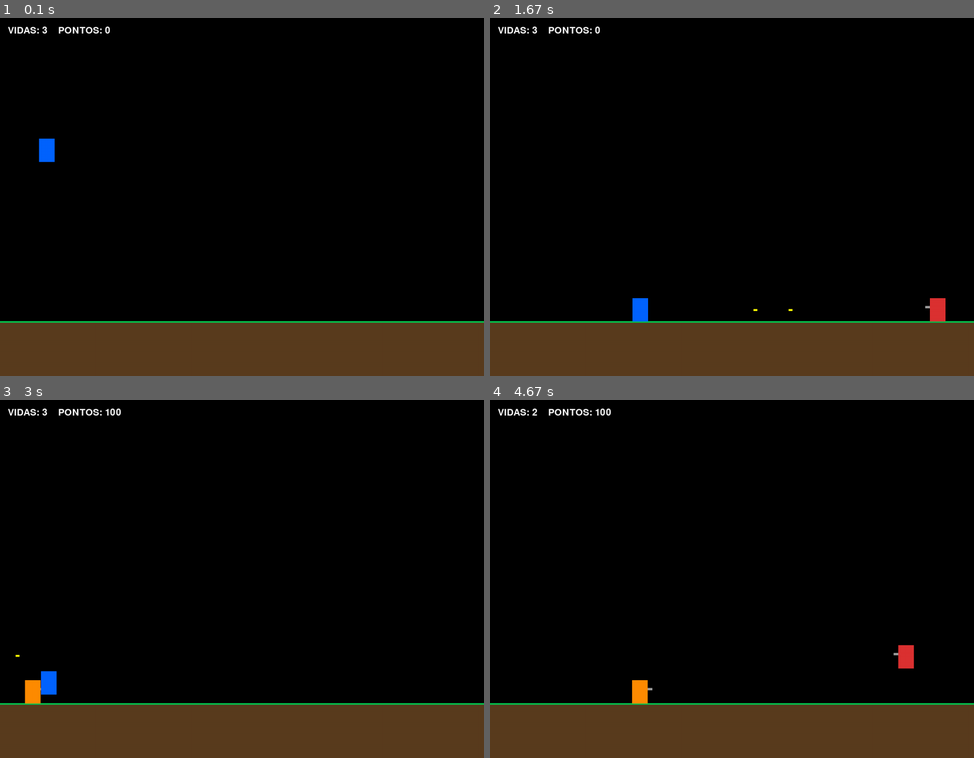
Above: before the commit, frames 1-4 (two rows, left to right).
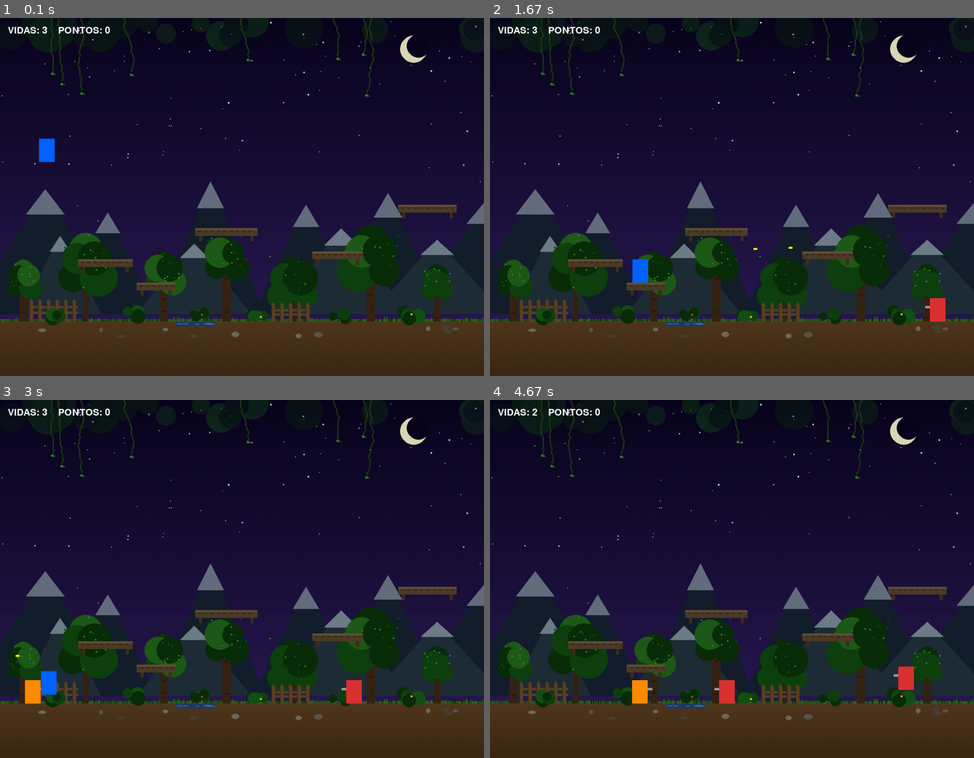
Above: after the commit, the same moments.

Repository: Shabolt/Contra_1987
Game: pygame game, started from ContraRemadePygame/contra_main.py
The game is run twice, just before and just after one commit, with the same random seed, the same clock (stepped at 60 frames per second) and the same inputs.
Inputs:
- Up to frame 1 (0.1 s): no input
- Up to frame 2 (1.67 s): hold D 0.33-0.8 s; hold D 0.83-1.3 s; tap Ctrl at 0.9, 1.2 s; tap A at 1.33 s
- Up to frame 3 (3 s): hold A 1.67-2.07 s; tap Ctrl at 1.73, 2.03, 2.17, 2.57, 2.87 s; hold Down 2.1-2.47 s; tap Space at 2.25 s; hold A 2.5-2.97 s
- Up to frame 4 (4.67 s): hold A 3.33-3.73 s; tap Ctrl at 3.4, 3.7 s; tap Space at 3.48 s

The runs differ from the first frame. In frame 1, 87% of the frame differs, in the area x 0-100%, y 0-100%; in frame 2, 87%; in frame 3, 87%; in frame 4, 87%.

Commit message:
mudança geral: background novo e reformulei os códigos

Diff:
--- a/ContraRemadePygame/contra_main.py
+++ b/ContraRemadePygame/contra_main.py
@@ -1,7 +1,8 @@
 import pygame
-from constants import ALTURA, BRANCO, CHAO_Y, FPS, LARGURA, MARROM, PRETO, VERDE
+from constants import ALTURA, BRANCO, CHAO_Y, FPS, LARGURA, PRETO
 from enemies import GerenciadorInimigos
 from player import Player
+from scenario import Cenario
 
 pygame.init()
 screen = pygame.display.set_mode((LARGURA, ALTURA))
@@ -11,7 +12,9 @@
 fonte = pygame.font.Font(None, 36)
 fonte_grande = pygame.font.Font(None, 96)
 
+cenario = Cenario()
 jogador = Player(100, 300)
+jogador.plataformas = cenario.plataformas
 inimigos = GerenciadorInimigos()
 game_over = False
 
@@ -23,6 +26,7 @@
         # Reinicia o jogo apertando R na tela de game over
         if event.type == pygame.KEYDOWN and event.key == pygame.K_r and game_over:
             jogador = Player(100, 300)
+            jogador.plataformas = cenario.plataformas
             inimigos = GerenciadorInimigos()
             game_over = False
 
@@ -34,9 +38,8 @@
         if jogador.vidas <= 0:
             game_over = True
 
-    screen.fill(PRETO)
-    pygame.draw.rect(screen, MARROM, (0, CHAO_Y, LARGURA, ALTURA - CHAO_Y))
-    pygame.draw.line(screen, VERDE, (0, CHAO_Y), (LARGURA, CHAO_Y), 4)
+    # Desenha o cenário (substitui o fundo preto + chão antigo)
+    cenario.desenhar(screen)
     inimigos.desenhar(screen)
     jogador.desenhar(screen)
 
--- a/ContraRemadePygame/player.py
+++ b/ContraRemadePygame/player.py
@@ -53,6 +53,7 @@
         self.deitado = False
         self.vidas = 3
         self.invencivel = 0  # frames de invencibilidade após levar dano
+        self.plataformas = []  # lista de pygame.Rect (injetada pelo main)
 
     @property
     def rect(self):
@@ -154,7 +155,20 @@
         self.vel_y += self.gravidade
         self.y += self.vel_y
 
-        # Limite temporário do chão
+        # Colisão com plataformas (só quando caindo)
+        self.no_chao = False
+        if self.vel_y >= 0:
+            jogador_rect = self.rect
+            for plat in self.plataformas:
+                if jogador_rect.colliderect(plat):
+                    # Verifica se os pés do jogador estão perto do topo da plataforma
+                    if jogador_rect.bottom >= plat.top and jogador_rect.bottom <= plat.top + self.vel_y + 10:
+                        self.y = plat.top - self.altura
+                        self.vel_y = 0
+                        self.no_chao = True
+                        break
+
+        # Limite do chão
         if self.y + self.altura >= CHAO_Y:
             self.y = CHAO_Y - self.altura
             self.vel_y = 0
--- a/ContraRemadePygame/scenario.py
+++ b/ContraRemadePygame/scenario.py
@@ -0,0 +1,375 @@
+"""
+Cenário pixel-art estilo Contra (Jungle / Stage 1).
+Gera uma superfície de fundo estática (desenhada uma vez) e exporta:
+  - Cenario.desenhar(tela, camera_x)  → desenha o fundo com parallax
+  - Cenario.plataformas              → lista de pygame.Rect para colisão
+"""
+
+import random
+
+import pygame
+from constants import ALTURA, CHAO_Y, LARGURA
+
+# ──────────────────────── paleta pixel-art ────────────────────────
+COR_CEU_TOPO = (10, 5, 30)       # azul escuro / noite
+COR_CEU_BASE = (40, 25, 80)      # roxo escuro
+COR_ESTRELA = (255, 255, 200)
+
+COR_MONTANHA_1 = (20, 30, 45)    # montanha distante
+COR_MONTANHA_2 = (30, 45, 55)    # montanha média
+
+COR_ARVORE_TRONCO = (55, 35, 20)
+COR_ARVORE_COPA = (15, 65, 15)
+COR_ARVORE_COPA_CLARA = (30, 90, 25)
+COR_ARVORE_COPA_ESCURA = (10, 45, 10)
+
+COR_CHAO_TOPO = (50, 100, 30)     # grama
+COR_CHAO_TERRA = (80, 55, 30)     # terra
+COR_CHAO_TERRA_ESCURA = (60, 40, 20)
+COR_CHAO_PEDRA = (90, 85, 75)
+
+COR_PLATAFORMA = (75, 60, 40)
+COR_PLATAFORMA_BORDA = (100, 80, 55)
+
+COR_AGUA = (20, 60, 120)
+COR_AGUA_BRILHO = (60, 120, 180)
+
+COR_FOLHA = (20, 80, 20)
+COR_FOLHA_CLARA = (50, 130, 40)
+COR_FLOR = (200, 50, 50)
+COR_FLOR2 = (220, 180, 40)
+
+COR_CERCA = (90, 65, 35)
+COR_CERCA_ESCURA = (65, 45, 25)
+
+
+# ───────────────────── helpers de pixel-art ─────────────────────
+
+def _pixel(surf, x, y, cor, tamanho=4):
+    """Desenha um 'pixel' grande (bloco 4×4 por padrão)."""
+    pygame.draw.rect(surf, cor, (x, y, tamanho, tamanho))
+
+
+def _gradiente_vertical(surf, rect, cor_topo, cor_base):
+    """Preenche um retângulo com gradiente vertical."""
+    x, y, w, h = rect
+    for fila in range(h):
+        t = fila / max(h - 1, 1)
+        r = int(cor_topo[0] + (cor_base[0] - cor_topo[0]) * t)
+        g = int(cor_topo[1] + (cor_base[1] - cor_topo[1]) * t)
+        b = int(cor_topo[2] + (cor_base[2] - cor_topo[2]) * t)
+        pygame.draw.line(surf, (r, g, b), (x, y + fila), (x + w - 1, y + fila))
+
+
+def _desenhar_montanha(surf, base_x, base_y, largura, altura, cor):
+    """Montanha triangular com contorno pixel-art."""
+    pico_x = base_x + largura // 2
+    pontos = [
+        (base_x, base_y),
+        (pico_x, base_y - altura),
+        (base_x + largura, base_y),
+    ]
+    pygame.draw.polygon(surf, cor, pontos)
+    # neve no pico
+    neve_h = altura // 5
+    pontos_neve = [
+        (pico_x - largura // 8, base_y - altura + neve_h),
+        (pico_x, base_y - altura),
+        (pico_x + largura // 8, base_y - altura + neve_h),
+    ]
+    cor_neve = tuple(min(c + 80, 255) for c in cor)
+    pygame.draw.polygon(surf, cor_neve, pontos_neve)
+
+
+def _desenhar_arvore(surf, x, base_y, escala=1.0, seed=0):
+    """Árvore de selva com tronco e copa estilo pixel-art."""
+    rng = random.Random(seed)
+    h_tronco = int(rng.randint(80, 140) * escala)
+    w_tronco = int(rng.randint(14, 22) * escala)
+    y_tronco = base_y - h_tronco
+
+    # tronco
+    pygame.draw.rect(surf, COR_ARVORE_TRONCO, (x - w_tronco // 2, y_tronco, w_tronco, h_tronco))
+    # textura no tronco
+    for i in range(3):
+        ty = y_tronco + rng.randint(10, h_tronco - 10)
+        tw = rng.randint(4, w_tronco - 4)
+        tx = x - tw // 2
+        pygame.draw.rect(surf, (40, 25, 15), (tx, ty, tw, 3))
+
+    # copa (vários círculos sobrepostos)
+    r_copa = int(rng.randint(40, 70) * escala)
+    centros = [
+        (x, y_tronco - r_copa // 2),
+        (x - r_copa // 2, y_tronco + 5),
+        (x + r_copa // 2, y_tronco + 5),
+        (x, y_tronco - r_copa),
+        (x - r_copa // 3, y_tronco - r_copa * 2 // 3),
+        (x + r_copa // 3, y_tronco - r_copa * 2 // 3),
+    ]
+    for cx, cy in centros:
+        cor = rng.choice([COR_ARVORE_COPA, COR_ARVORE_COPA_CLARA, COR_ARVORE_COPA_ESCURA])
+        raio = rng.randint(int(r_copa * 0.5), int(r_copa * 0.8))
+        pygame.draw.circle(surf, cor, (cx, cy), raio)
+
+    # detalhes de folhas (pixels soltos na copa)
+    for _ in range(int(12 * escala)):
+        fx = x + rng.randint(-r_copa, r_copa)
+        fy = y_tronco - rng.randint(0, int(r_copa * 1.6))
+        cor_f = rng.choice([COR_FOLHA, COR_FOLHA_CLARA])
+        _pixel(surf, fx, fy, cor_f, 4)
+
+
+def _desenhar_arbusto(surf, x, base_y, seed=0):
+    """Arbusto/moita decorativa."""
+    rng = random.Random(seed)
+    w = rng.randint(30, 55)
+    h = rng.randint(18, 30)
+    for i in range(5):
+        cx = x + rng.randint(-w // 2, w // 2)
+        cy = base_y - rng.randint(h // 3, h)
+        raio = rng.randint(10, 20)
+        cor = rng.choice([COR_ARVORE_COPA, COR_ARVORE_COPA_ESCURA, COR_FOLHA])
+        pygame.draw.circle(surf, cor, (cx, cy), raio)
+    # florzinha eventual
+    if rng.random() < 0.4:
+        cor = rng.choice([COR_FLOR, COR_FLOR2])
+        _pixel(surf, x + rng.randint(-8, 8), base_y - h + 4, cor, 5)
+
+
+def _desenhar_cerca(surf, x, base_y, comprimento, seed=0):
+    """Cerca de madeira decorativa, encostada no chão."""
+    rng = random.Random(seed)
+    h_estaca = rng.randint(35, 50)
+    espaco = 22
+    n_estacas = comprimento // espaco
+
+    # barra horizontal
+    pygame.draw.rect(surf, COR_CERCA, (x, base_y - h_estaca + 10, comprimento, 6))
+    pygame.draw.rect(surf, COR_CERCA, (x, base_y - h_estaca // 2, comprimento, 6))
+
+    for i in range(n_estacas + 1):
+        ex = x + i * espaco
+        # ponta triangular
+        pontos = [
+            (ex, base_y - h_estaca - 8),
+            (ex - 5, base_y - h_estaca),
+            (ex + 5, base_y - h_estaca),
+        ]
+        pygame.draw.polygon(surf, COR_CERCA, pontos)
+        pygame.draw.rect(surf, COR_CERCA, (ex - 5, base_y - h_estaca, 10, h_estaca))
+        # sombra
+        pygame.draw.rect(surf, COR_CERCA_ESCURA, (ex - 5, base_y - h_estaca, 2, h_estaca))
+
+
+def _desenhar_agua(surf, x, y, w, h, seed=0):
+    """Poça/rio decorativo."""
+    rng = random.Random(seed)
+    pygame.draw.rect(surf, COR_AGUA, (x, y, w, h))
+    # brilhos
+    for _ in range(w // 12):
+        bx = x + rng.randint(4, w - 8)
+        by = y + rng.randint(2, max(3, h - 6))
+        bw = rng.randint(8, 20)
+        pygame.draw.rect(surf, COR_AGUA_BRILHO, (bx, by, bw, 2))
+
+
+def _desenhar_pedras(surf, base_y, largura_total, seed=0):
+    """Pedras espalhadas pelo chão."""
+    rng = random.Random(seed)
+    for _ in range(largura_total // 100):
+        px = rng.randint(0, largura_total)
+        py = base_y + rng.randint(5, 40)
+        pw = rng.randint(10, 25)
+        ph = rng.randint(6, 14)
+        cor = rng.choice([COR_CHAO_PEDRA, (110, 105, 95), (70, 65, 55)])
+        pygame.draw.ellipse(surf, cor, (px, py, pw, ph))
+
+
+# ═══════════════════════ classe principal ═══════════════════════
+
+class Cenario:
+    """Cenário Jungle pixel-art para Contra."""
+
+    def __init__(self, seed=42):
+        self.rng = random.Random(seed)
+
+        # Largura total do nível (pode ser > LARGURA para scrolling futuro)
+        self.largura_total = LARGURA
+
+        # ─── superfícies pré-renderizadas ───
+        self.camada_ceu = self._criar_ceu()
+        self.camada_montanhas = self._criar_montanhas()
+        self.camada_cenario = self._criar_cenario()
+        self.camada_frente = self._criar_frente()
+
+        # ─── plataformas colidíveis ───
+        self.plataformas = self._criar_plataformas()
+
+    # ────────── camada 0: céu + estrelas ──────────
+    def _criar_ceu(self):
+        surf = pygame.Surface((LARGURA, ALTURA), pygame.SRCALPHA)
+        _gradiente_vertical(surf, (0, 0, LARGURA, CHAO_Y), COR_CEU_TOPO, COR_CEU_BASE)
+
+        # estrelas
+        for _ in range(80):
+            sx = self.rng.randint(0, LARGURA)
+            sy = self.rng.randint(0, CHAO_Y // 2)
+            tamanho = self.rng.choice([2, 2, 2, 3, 4])
+            brilho = self.rng.randint(150, 255)
+            cor = (brilho, brilho, self.rng.randint(180, 255))
+            _pixel(surf, sx, sy, cor, tamanho)
+
+        # lua
+        lua_x, lua_y = LARGURA - 180, 80
+        pygame.draw.circle(surf, (220, 215, 180), (lua_x, lua_y), 35)
+        pygame.draw.circle(surf, COR_CEU_TOPO, (lua_x + 12, lua_y - 8), 30)  # sombra
+        return surf
+
+    # ────────── camada 1: montanhas distantes ──────────
+    def _criar_montanhas(self):
+        surf = pygame.Surface((LARGURA, ALTURA), pygame.SRCALPHA)
+        base = CHAO_Y - 20
+
+        # camada traseira
+        posicoes = [(-80, 320), (150, 260), (400, 340), (650, 280),
+                    (850, 310), (1050, 290)]
+        for px, alt in posicoes:
+            larg = self.rng.randint(250, 400)
+            _desenhar_montanha(surf, px, base, larg, alt, COR_MONTANHA_1)
+
+        # camada frontal (mais claras)
+        for px, alt in [(50, 200), (350, 180), (700, 220), (950, 190)]:
+            larg = self.rng.randint(200, 350)
+            _desenhar_montanha(surf, px, base, larg, alt, COR_MONTANHA_2)
+
+        return surf
+
+    # ────────── camada 2: cenário principal (árvores, chão) ──────────
+    def _criar_cenario(self):
+        surf = pygame.Surface((self.largura_total, ALTURA), pygame.SRCALPHA)
+
+        # ── chão (grama + terra) ──
+        # faixa de grama
+        _gradiente_vertical(surf, (0, CHAO_Y - 6, self.largura_total, 10),
+                            COR_CHAO_TOPO, COR_CHAO_TERRA)
+        # terra principal
+        _gradiente_vertical(surf, (0, CHAO_Y + 4, self.largura_total, ALTURA - CHAO_Y - 4),
+                            COR_CHAO_TERRA, COR_CHAO_TERRA_ESCURA)
+
+        # textura de grama (pixelinhos no topo do chão)
+        for gx in range(0, self.largura_total, 6):
+            gh = self.rng.randint(3, 12)
+            cor = self.rng.choice([COR_CHAO_TOPO, COR_FOLHA, COR_ARVORE_COPA_ESCURA])
+            pygame.draw.rect(surf, cor, (gx, CHAO_Y - gh, 3, gh))
+
+        # pedras no chão
+        _desenhar_pedras(surf, CHAO_Y, self.largura_total, seed=100)
+
+        # ── árvores de fundo (atrás de tudo) ──
+        posicoes_arvores = [60, 220, 420, 580, 750, 950, 1120]
+        for i, ax in enumerate(posicoes_arvores):
+            escala = self.rng.uniform(0.7, 1.3)
+            _desenhar_arvore(surf, ax, CHAO_Y, escala, seed=i * 7 + 3)
+
+        # ── cercas decorativas ──
+        _desenhar_cerca(surf, 80, CHAO_Y, 120, seed=50)
+        _desenhar_cerca(surf, 700, CHAO_Y, 90, seed=51)
+
+        # ── arbustos ──
+        for i, bx in enumerate([150, 340, 510, 660, 870, 1050]):
+            _desenhar_arbusto(surf, bx, CHAO_Y, seed=200 + i)
+
+        # ── poça de água decorativa ──
+        _desenhar_agua(surf, 450, CHAO_Y + 2, 100, 10, seed=300)
+
+        return surf
+
+    # ────────── camada 3: vegetação na frente (overlay) ──────────
+    def _criar_frente(self):
+        surf = pygame.Surface((self.largura_total, ALTURA), pygame.SRCALPHA)
+
+        # folhas pendentes no topo da tela (copa densa)
+        for i in range(25):
+            fx = self.rng.randint(0, self.largura_total)
+            fy = self.rng.randint(0, 60)
+            raio = self.rng.randint(20, 50)
+            alpha = self.rng.randint(60, 120)
+            cor = list(self.rng.choice([COR_ARVORE_COPA, COR_ARVORE_COPA_ESCURA, COR_FOLHA]))
+            cor.append(alpha)
+            pygame.draw.circle(surf, cor, (fx, fy), raio)
+
+        # cipós caindo do topo
+        for _ in range(8):
+            cx = self.rng.randint(0, self.largura_total)
+            cy = 0
+            comprimento = self.rng.randint(80, 200)
+            for seg in range(comprimento // 6):
+                cor_cipo = (30 + self.rng.randint(-5, 5),
+                            60 + self.rng.randint(-10, 10),
+                            15)
+                cx += self.rng.randint(-3, 3)
+                pygame.draw.rect(surf, cor_cipo, (cx, cy + seg * 6, 3, 7))
+            # folhinha na ponta
+            _pixel(surf, cx - 3, cy + comprimento, COR_FOLHA_CLARA, 6)
+            _pixel(surf, cx + 3, cy + comprimento + 2, COR_FOLHA, 5)
+
+        # pequenos insetos / vagalumes (partículas brilhantes)
+        for _ in range(10):
+            vx = self.rng.randint(0, self.largura_total)
+            vy = self.rng.randint(100, CHAO_Y - 50)
+            cor_vaga = (180, 220, 80, self.rng.randint(100, 180))
+            _pixel(surf, vx, vy, cor_vaga, 3)
+
+        return surf
+
+    # ────────── plataformas ──────────
+    def _criar_plataformas(self):
+        """Cria retângulos de plataformas elevadas para colisão."""
+        plats = [
+            pygame.Rect(200, CHAO_Y - 160, 140, 20),
+            pygame.Rect(500, CHAO_Y - 240, 160, 20),
+            pygame.Rect(800, CHAO_Y - 180, 130, 20),
+            pygame.Rect(1020, CHAO_Y - 300, 150, 20),
+            pygame.Rect(350, CHAO_Y - 100, 100, 20),
+        ]
+        return plats
+
+    def _desenhar_plataforma(self, tela, rect):
+        """Desenha uma plataforma pixel-art."""
+        # corpo
+        pygame.draw.rect(tela, COR_PLATAFORMA, rect)
+        # borda superior mais clara
+        pygame.draw.rect(tela, COR_PLATAFORMA_BORDA, (rect.x, rect.y, rect.width, 5))
+        # textura
+        for tx in range(rect.x + 8, rect.x + rect.width - 8, 16):
+            pygame.draw.rect(tela, COR_CHAO_TERRA_ESCURA, (tx, rect.y + 7, 8, 3))
+        # suportes inferiores
+        sw = 8
+        pygame.draw.rect(tela, COR_CERCA_ESCURA, (rect.x + 10, rect.bottom, sw, 14))
+        pygame.draw.rect(tela, COR_CERCA_ESCURA,
+                         (rect.x + rect.width - 18, rect.bottom, sw, 14))
+
+    # ────────── desenho principal ──────────
+    def desenhar(self, tela, camera_x=0):
+        """
+        Desenha todas as camadas do cenário.
+        camera_x: deslocamento horizontal (para scrolling futuro).
+        """
+        # Camada 0 — céu (fixo, sem parallax)
+        tela.blit(self.camada_ceu, (0, 0))
+
+        # Camada 1 — montanhas (parallax lento)
+        offset_mont = int(camera_x * 0.2)
+        tela.blit(self.camada_montanhas, (-offset_mont, 0))
+
+        # Camada 2 — cenário principal
+        tela.blit(self.camada_cenario, (-camera_x, 0))
+
+        # Plataformas (desenhadas por cima do cenário)
+        for plat in self.plataformas:
+            r = plat.move(-camera_x, 0)
+            self._desenhar_plataforma(tela, r)
+
+        # Camada 3 — vegetação frontal (overlay)
+        tela.blit(self.camada_frente, (-camera_x, 0))
